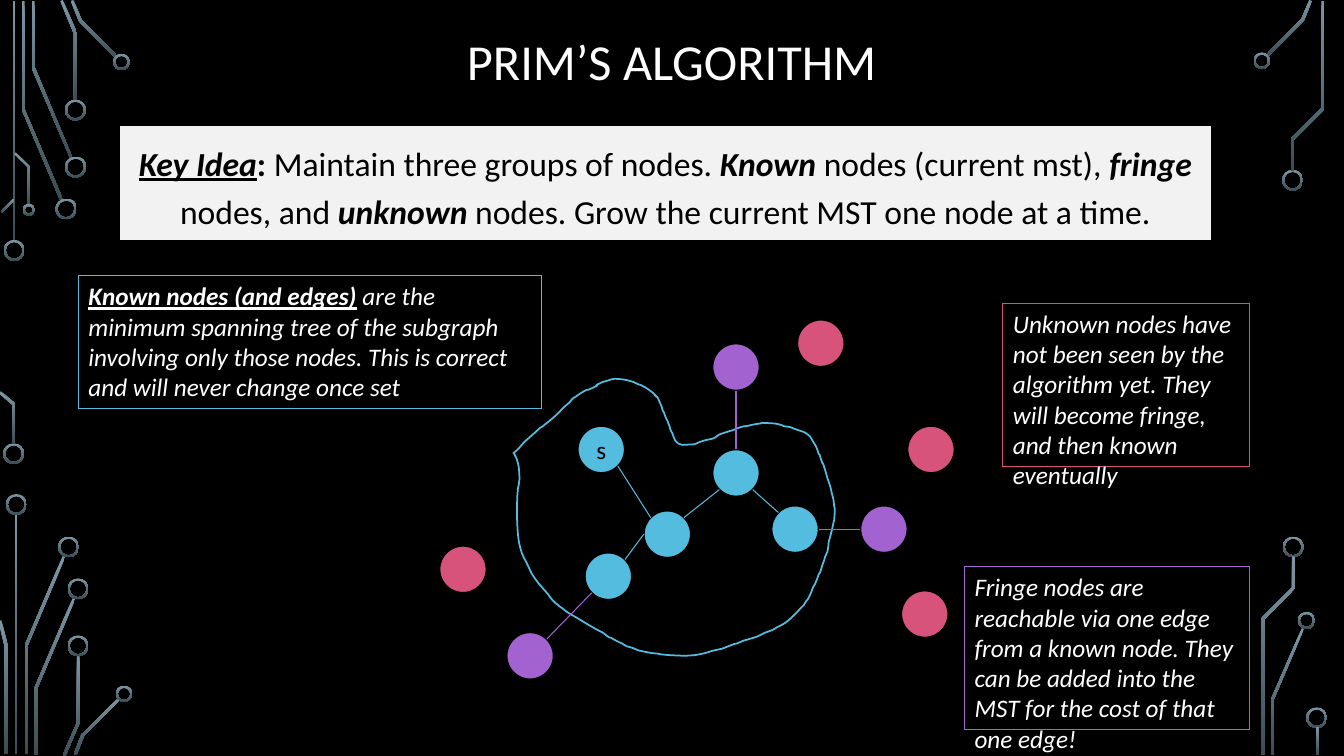
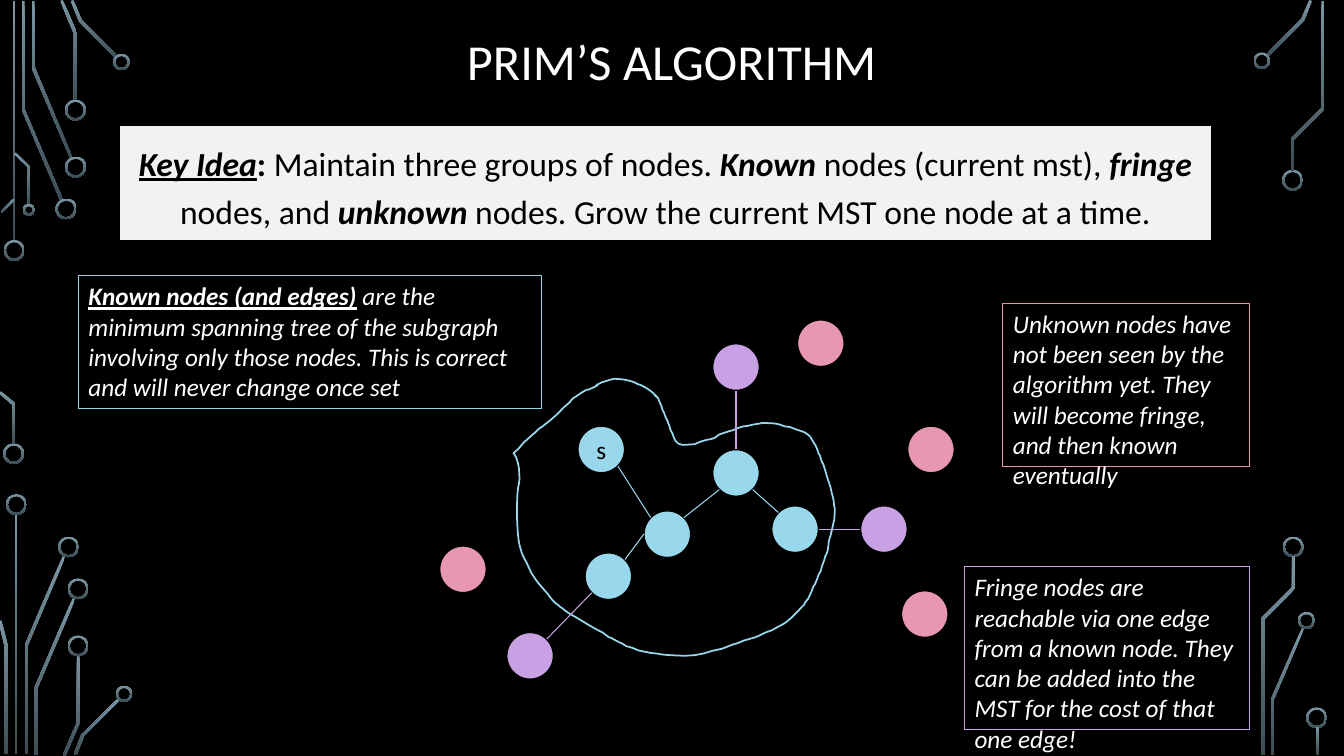
Before and after one commit to markfloryan/dsa2, a slide deck: slide 35 of slides/03-2-DijkstraAndPrim.pptx (slide 24 before the commit). Drawn at 1344x756 pixels with LibreOffice and Linux fonts; fonts in the diff are those of the drawing; background and template pictures are left out. Boxes give left, top, right and bottom in pixels: in the first picture for what was removed or moved away, otherwise in the second. Text is boxed around its words. In the diff, an @@ line names an element or a change of style, - is before the commit and + after.

Commit message:
slide updates

```diff
--- a/slides/03-2-DijkstraAndPrim.pptx
+++ b/slides/03-2-DijkstraAndPrim.pptx
@@ rectangle "Known nodes (and edges) are ..." at box(79, 276, 541, 408): outline #54BCDF 0.75 pt to #98D7EC 0.75 pt @@
@@ rectangle "Unknown nodes have not been ..." at box(1003, 303, 1250, 467): outline #D7537B 0.75 pt to #E798B0 0.75 pt @@
@@ freeform shape at box(513, 379, 835, 656): outline #54BCDF 1.25 pt to #98D7EC 1.25 pt @@
@@ line (736, 450) - (736, 390): stroke #A262D0 0.75 pt to #C7A1E3 0.75 pt @@
@@ line (651, 517) - (618, 466): stroke #54BCDF 0.75 pt to #98D7EC 0.75 pt @@
@@ line (685, 517) - (720, 490): stroke #54BCDF 0.75 pt to #98D7EC 0.75 pt @@
@@ line (778, 512) - (753, 490): stroke #54BCDF 0.75 pt to #98D7EC 0.75 pt @@
@@ line (644, 534) - (625, 560): stroke #54BCDF 0.75 pt to #98D7EC 0.75 pt @@
@@ fill #54BCDF to #98D7EC in 5 elements at box(578, 426, 625, 474), box(713, 450, 760, 497), box(771, 506, 819, 554), box(585, 553, 632, 600), box(644, 511, 692, 559) @@
@@ line (819, 529) - (861, 529): stroke #A262D0 0.75 pt to #C7A1E3 0.75 pt @@
@@ fill #D7537B to #E798B0 in 4 elements at box(798, 320, 845, 367), box(901, 591, 949, 638), box(907, 426, 955, 474), box(440, 545, 487, 593) @@
@@ rectangle "Fringe nodes are reachable via ..." at box(965, 567, 1250, 730): outline #A262D0 0.75 pt to #C7A1E3 0.75 pt @@
@@ line (592, 593) - (546, 639): stroke #A262D0 0.75 pt to #C7A1E3 0.75 pt @@
@@ fill #A262D0 to #C7A1E3 in 3 elements at box(713, 344, 760, 391), box(861, 506, 908, 554), box(507, 632, 555, 680) @@
```
Also in this commit, not shown: 7 other slides changed, 12 slides added, 1 other file.
